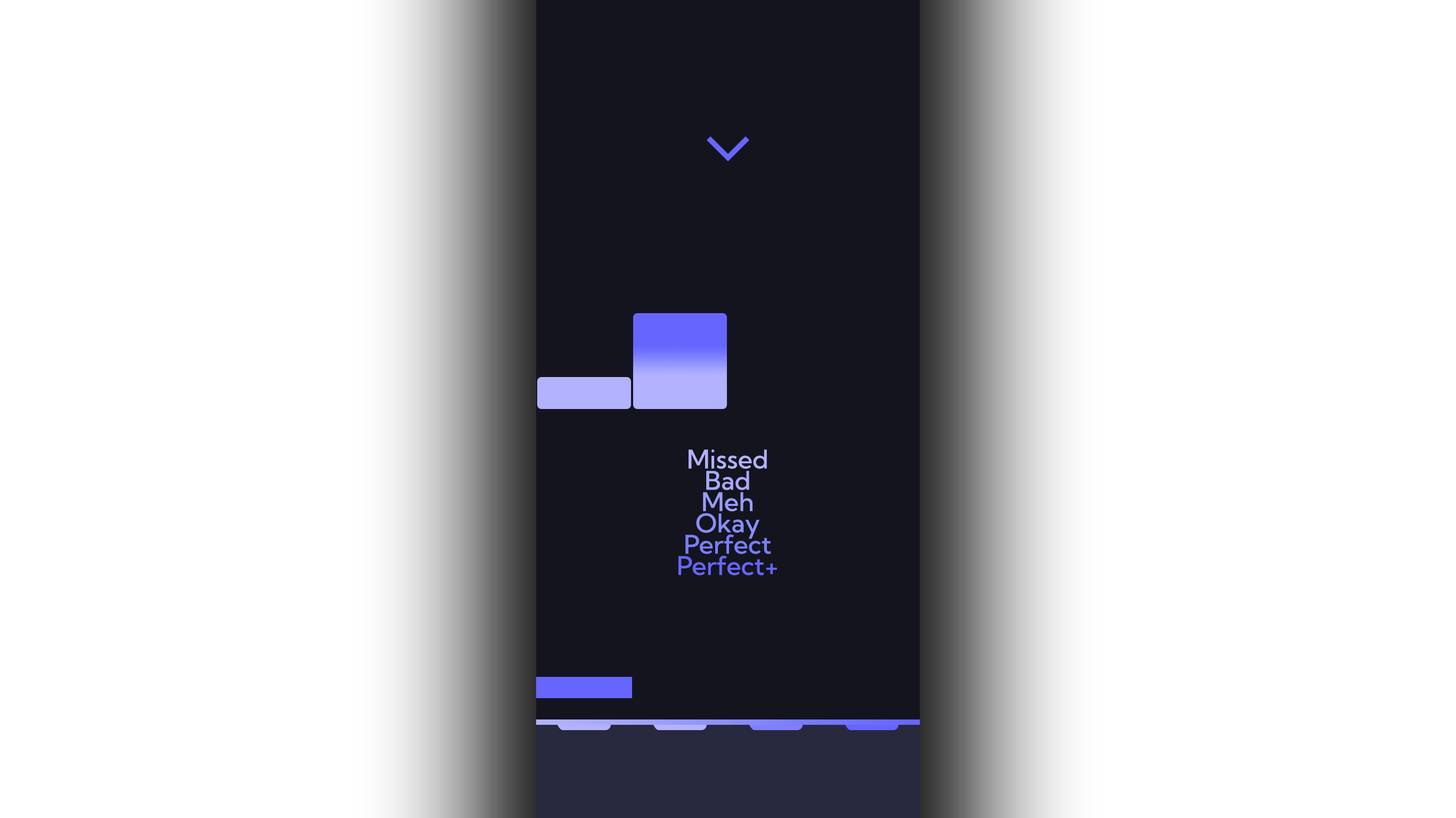
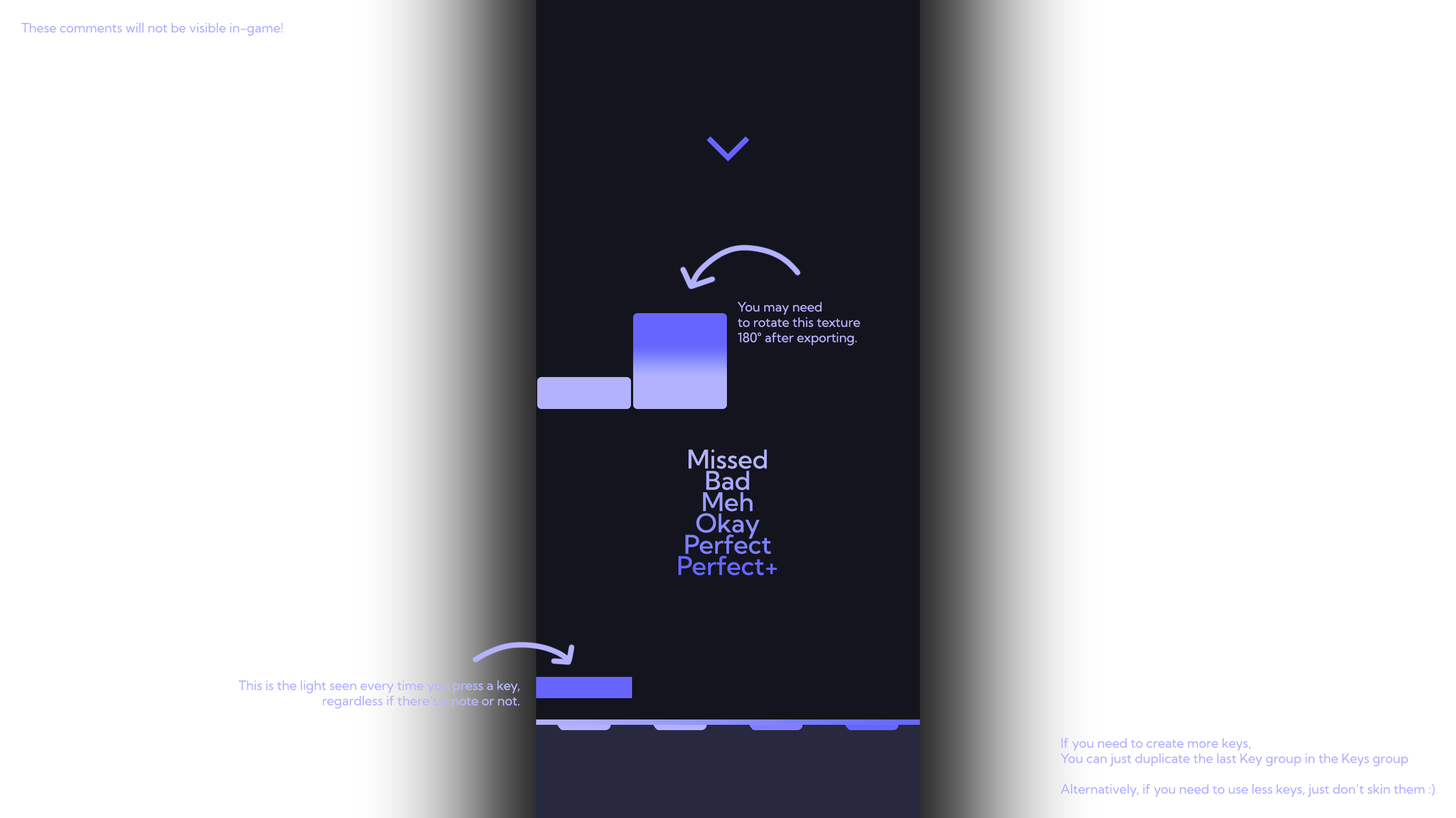
Comparing the layer stacks of the two 1456px x 818px images. Changes:
added group "Comments (Not visible in-game)" with 6 layers above "mania-warningarrow@2x" over <box>21,22,1435,798</box>
added layer "Arrow pointing at mania-stage-light" in group "Comments (Not visible in-game)" over <box>472,642,575,666</box>
added layer "These comments will not be visible in-game!" in group "Comments (Not visible in-game)" over <box>21,22,283,36</box>
added layer "If you need to create more keys, You can just duplicate the las" in group "Comments (Not visible in-game)" over <box>1060,737,1435,798</box>
added layer "Arrow pointing at Long Note Tail Texture" in group "Comments (Not visible in-game)" over <box>679,244,801,290</box>
added layer "You may need to rotate this texture 180° after exporting." in group "Comments (Not visible in-game)" over <box>737,302,860,346</box>
added layer "This is the light seen every time you press a key, regardless i" in group "Comments (Not visible in-game)" over <box>238,680,520,710</box>
